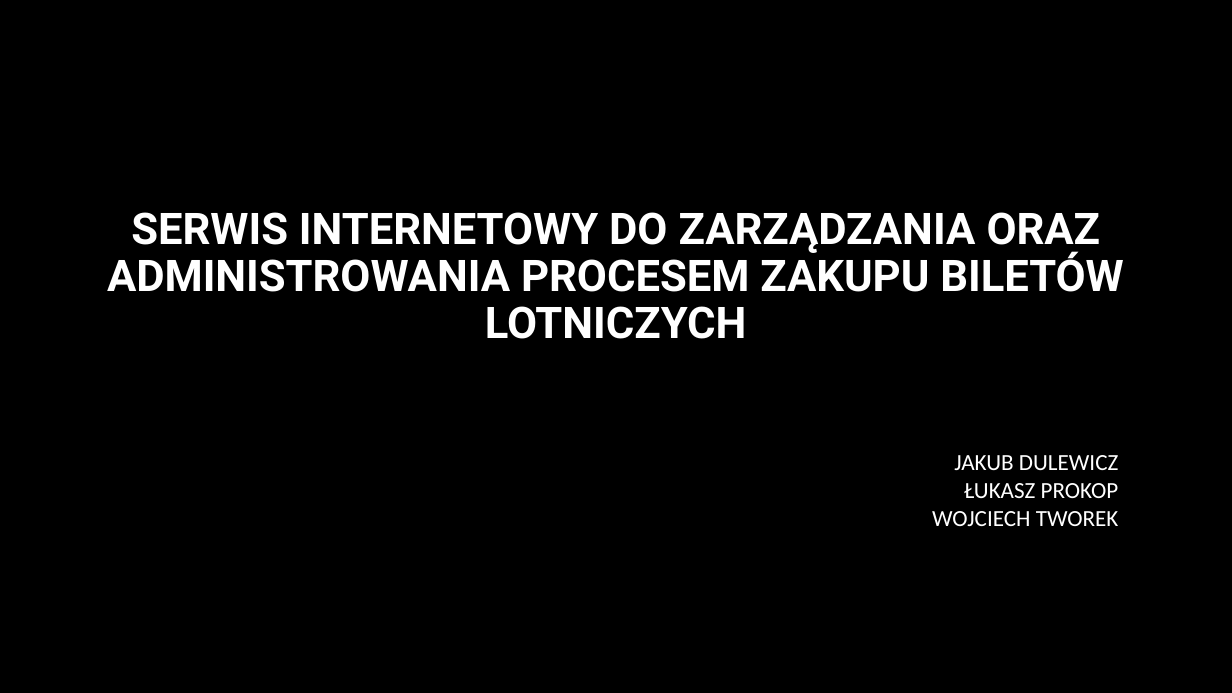
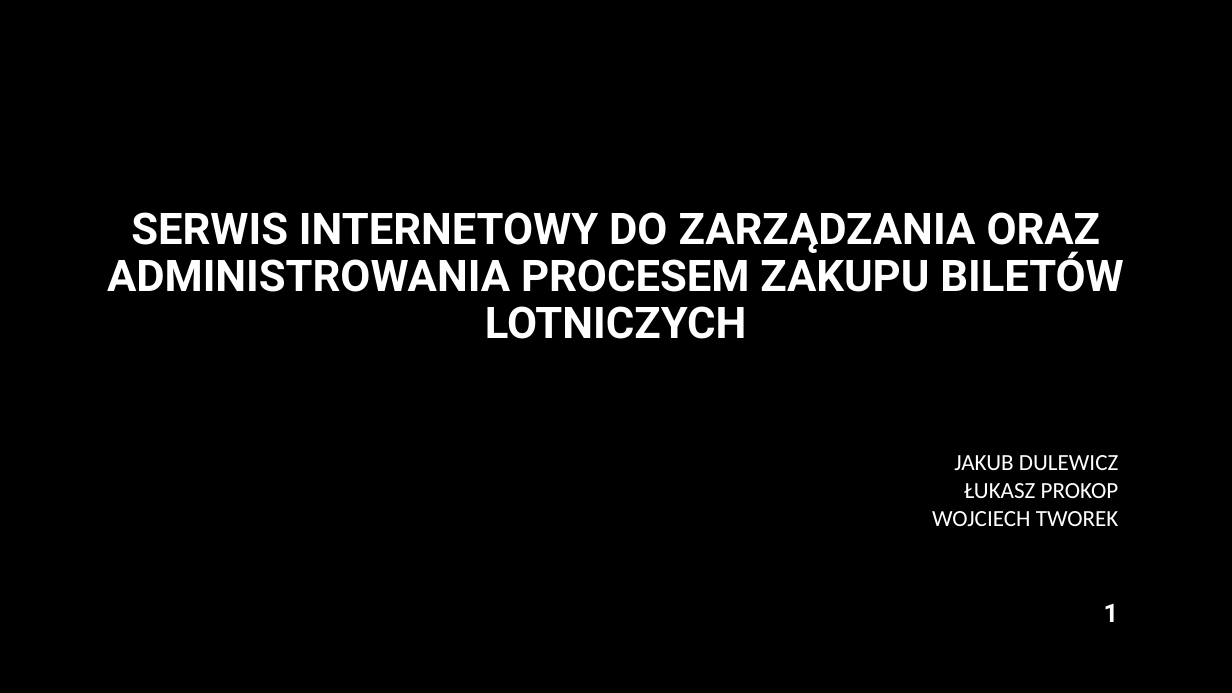
Before and after one commit to JakubDulewicz/Projekt-TAIB, a slide deck: slide 1 of Docs/Prezentacja etap 1 TAIIB V1.pptx. Drawn at 1232x693 pixels with LibreOffice and Linux fonts; fonts in the diff are those of the drawing; background and template pictures are left out. Boxes give left, top, right and bottom in pixels: in the first picture for what was removed or moved away, otherwise in the second. Text is boxed around its words. In the diff, an @@ line names an element or a change of style, - is before the commit and + after.

```diff
--- a/Docs/Prezentacja etap 1 TAIIB V1.pptx
+++ b/Docs/Prezentacja etap 1 TAIIB V1.pptx
@@ page number added at box(1104, 604, 1119, 622), 20 pt, text #FFFFFF, bold @@
+1
```
Also in this commit, not shown: 4 other slides changed.
